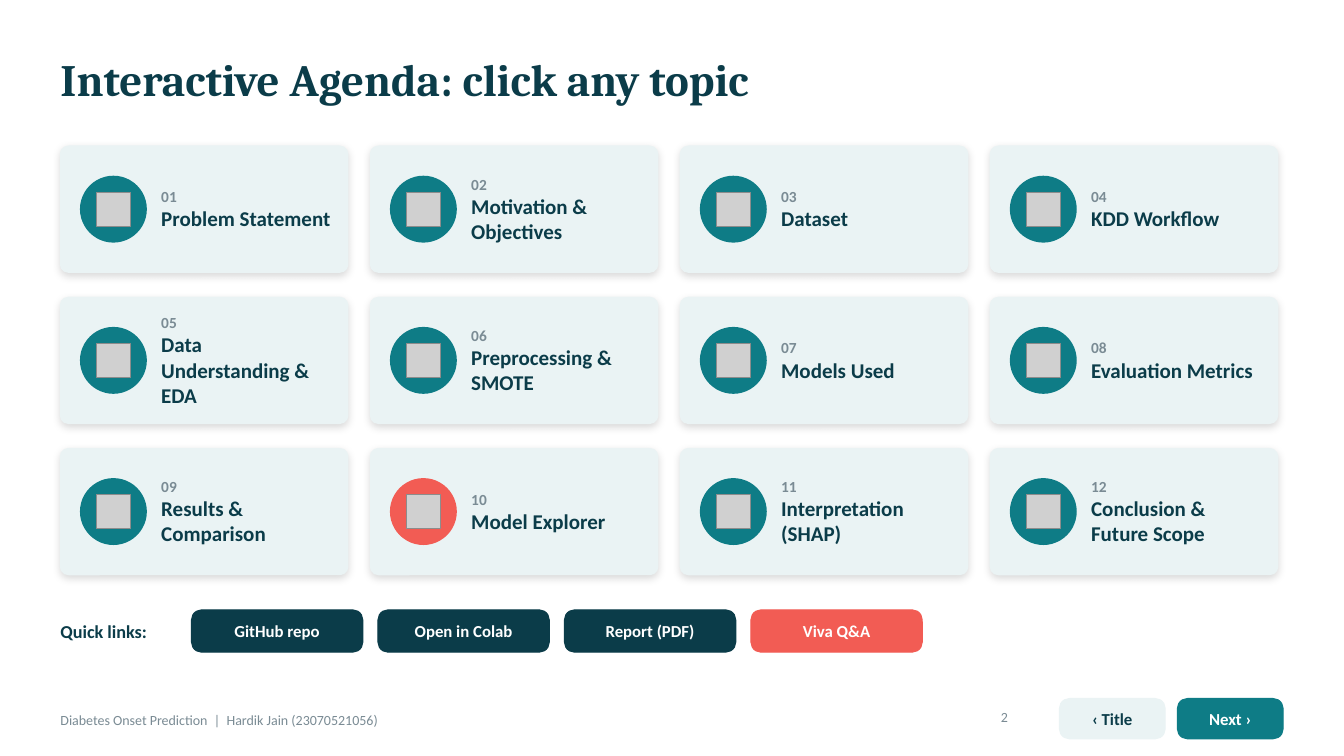
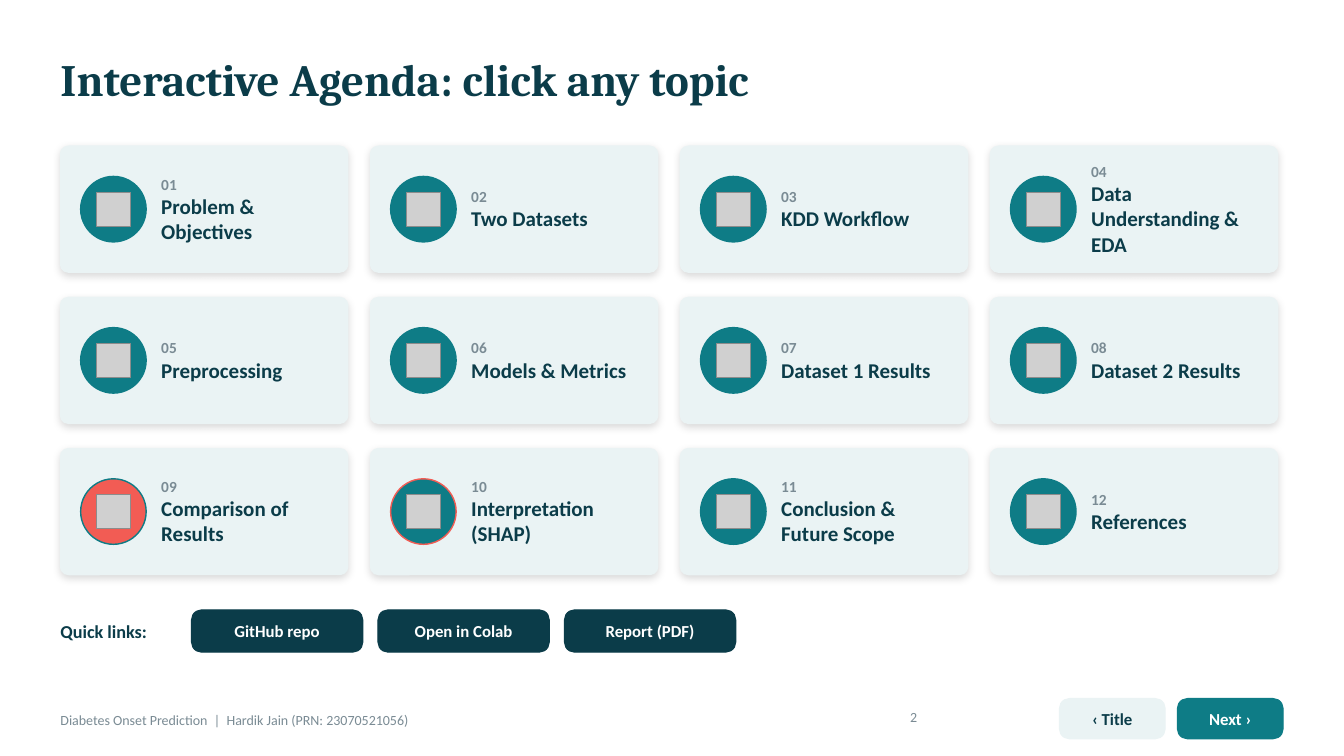
Before and after one commit to hardikjain2005/-Predictive-Analytics-CA-3-Diabetes-Onset-Prediction-Using-Machine-Learning, a slide deck: slide 2 of Diabetes_Onset_Prediction_Presentation .pptx. Drawn at 1344x756 pixels with LibreOffice and Linux fonts; fonts in the diff are those of the drawing; grey boxes stand for pictures. Boxes give left, top, right and bottom in pixels: in the first picture for what was removed or moved away, otherwise in the second. Text is boxed around its words. In the diff, an @@ line names an element or a change of style, - is before the commit and + after.

```diff
--- a/Diabetes_Onset_Prediction_Presentation .pptx
+++ b/Diabetes_Onset_Prediction_Presentation .pptx
@@ text at [161,199,252,243]: text changed @@
-Problem Statement
+Problem & Objectives
@@ text at [1091,187,1219,252]: text changed @@
-KDD Workflow
+Data Understanding & EDA
@@ text at [471,212,587,226]: text changed @@
-Motivation & Objectives
+Two Datasets
@@ text at [781,211,910,226]: text changed @@
-Dataset
+KDD Workflow
@@ text at [161,363,282,382]: text changed @@
-Data Understanding & EDA
+Preprocessing
@@ text at [471,363,626,378]: text changed @@
-Preprocessing & SMOTE
+Models & Metrics
@@ text at [781,363,930,378]: text changed @@
-Models Used
+Dataset 1 Results
@@ text at [1091,363,1240,378]: text changed @@
-Evaluation Metrics
+Dataset 2 Results
@@ ellipse at [81,479,146,544]: fill #0E7C86 to #F25C54 @@
@@ ellipse at [391,479,457,544]: fill #F25C54 to #0E7C86 @@
@@ text at [161,501,289,541]: text changed @@
-Results & Comparison
+Comparison of Results
@@ text at [471,501,594,544]: text changed @@
-Model Explorer
+Interpretation (SHAP)
@@ text at [781,501,895,545]: text changed @@
-Interpretation (SHAP)
+Conclusion & Future Scope
@@ text at [1091,514,1186,529]: text changed @@
-Conclusion & Future Scope
+References
@@ rounded rectangle removed at [751,610,923,652] @@
-Viva Q&A
@@ text at [60,715,408,727]: text changed @@
-Diabetes Onset Prediction | Hardik Jain (23070521056)
+Diabetes Onset Prediction | Hardik Jain (PRN: 23070521056)
@@ page number: place and size @@
-page number at [1001,713,1008,722]
+page number at [910,713,917,722]
```
Also in this commit, not shown: 11 other slides changed, 2 slides added, 10 slides removed, 2 other files.
